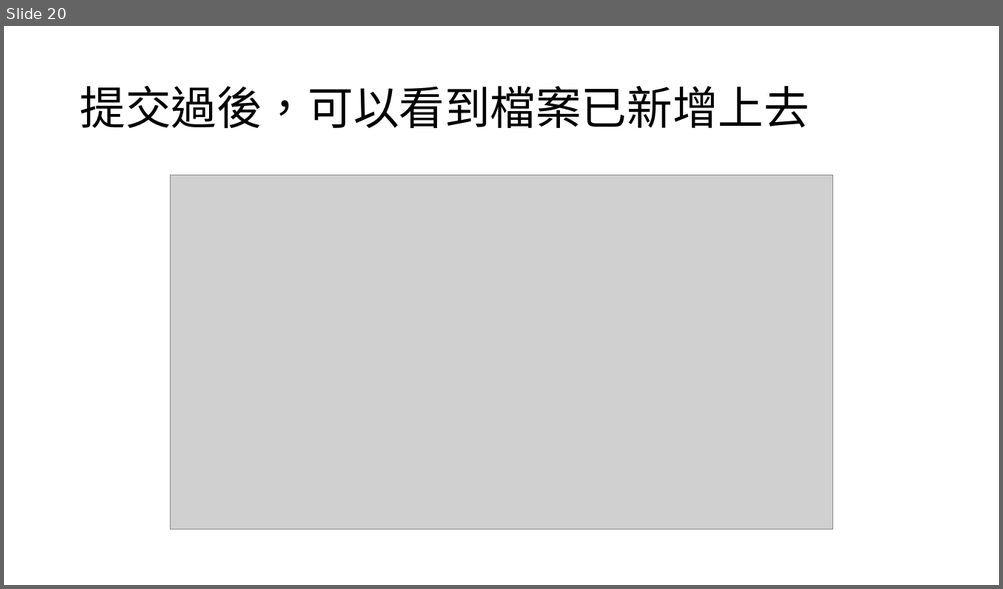
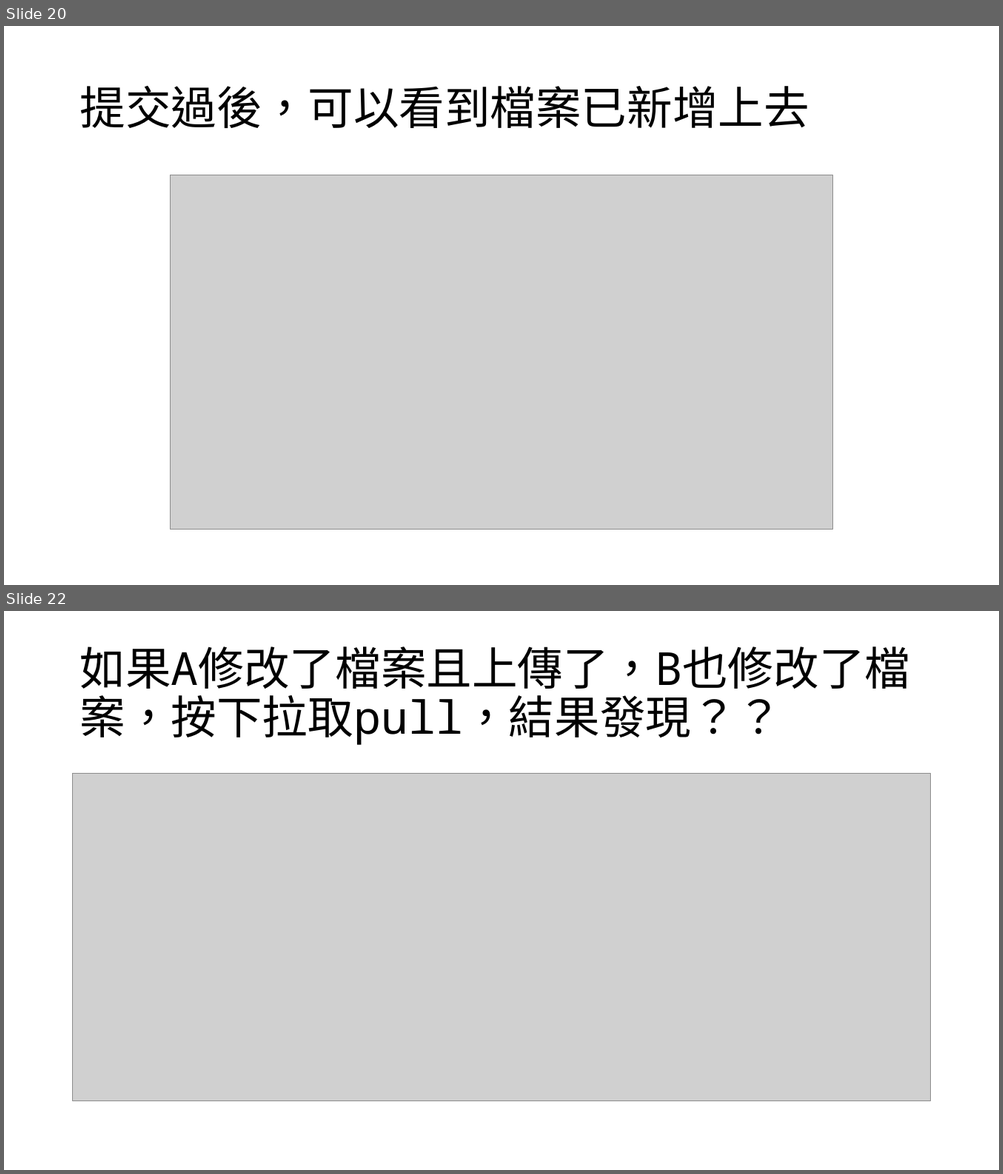
Before and after one commit to ShyDawTon/AIprogram, a slide deck: git使用教學.pptx. Shown one above the other, each under a label of ours: slide 20 before the commit, slides 20 and 22 after it; the slides between them are not shown. The pictures are 1003x589 and 1003x1174 pixels, drawn with LibreOffice and Linux fonts; fonts in the diff are those of the drawing; grey boxes stand for pictures. Boxes give left, top, right and bottom in pixels: in the first picture for what was removed or moved away, otherwise in the second. Text is boxed around its words. In the diff, an @@ line names an element or a change of style, - is before the commit and + after.

```diff
--- a/git使用教學.pptx
+++ b/git使用教學.pptx
@@ slide 22 added at (x1=4, y1=611, x2=999, y2=1170), background #FFFFFF @@
@@ title added at (x1=79, y1=647, x2=910, y2=745), 44 pt, text #000000 @@
+如果A修改了檔案且上傳了，B也修改了檔案，按下拉取pull，結果發現？？
@@ picture added at (x1=73, y1=774, x2=930, y2=1101) @@
```
Also in this commit, not shown: 9 other slides added.
